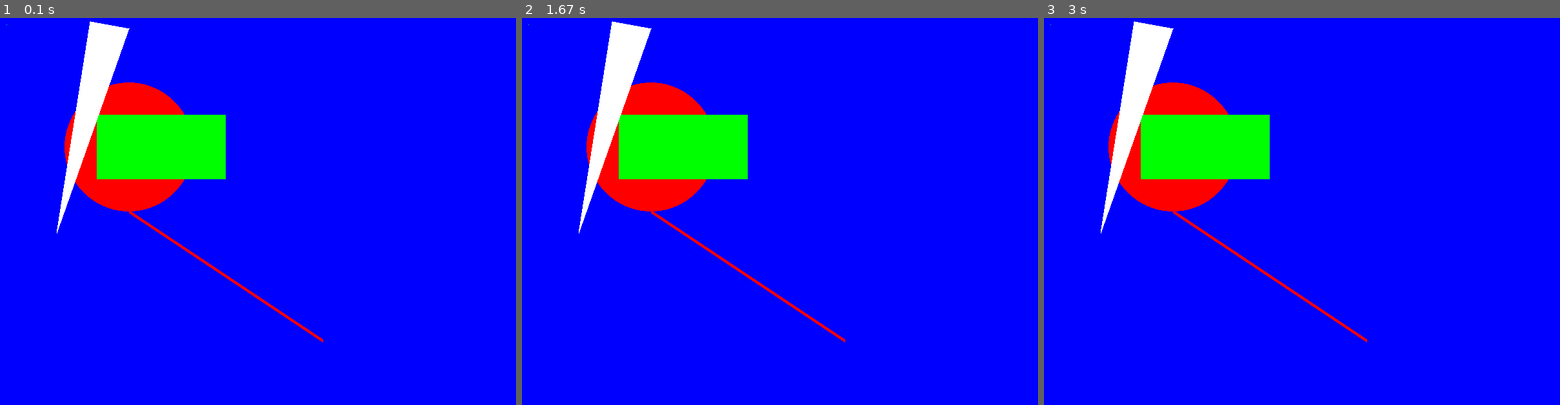
Above: before the commit, frames 1-3 (left to right).
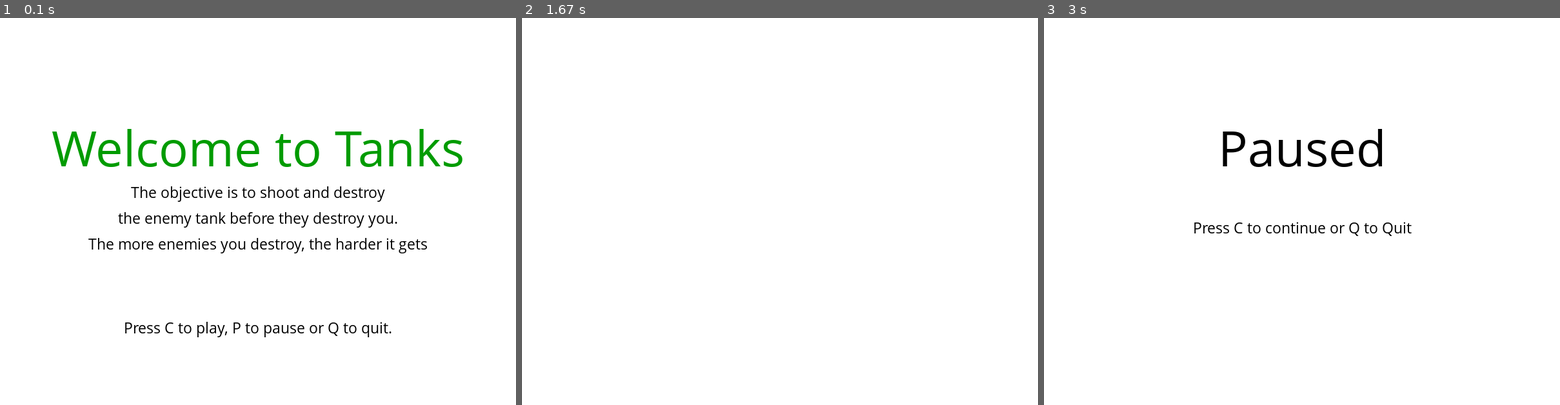
Above: after the commit, the same moments.

Repository: NikhilHeda/PyGame---Practice
Game: pygame game, started from code.py
The game is run twice, just before and just after one commit, with the same random seed, the same clock (stepped at 60 frames per second) and the same inputs.
Inputs:
- Up to frame 1 (0.1 s): no input
- Up to frame 2 (1.67 s): tap C at 0.33 s; hold P 0.67-1.13 s; hold Right 0.67-1.13 s; hold C 1.17-1.63 s
- Up to frame 3 (3 s): hold P 1.67-2.13 s; hold Right 1.67-2.13 s; tap Enter at 2.17 s

The runs differ from the first frame. In frame 1, 98% of the frame differs, in the area x 0-100%, y 0-100%; in frame 2, 98%; in frame 3, 98%.

Commit message:
Cleaning the slate

Diff:
--- a/code.py
+++ b/code.py
@@ -1,33 +1,149 @@
 import pygame
+import random
 
 pygame.init()
 
 white = (255, 255, 255)
 black = (0, 0, 0)
 red = (255, 0, 0)
-green = (0, 255, 0)
-blue = (0, 0, 255)
+green = (0, 155, 0)
 
-gameDisplay = pygame.display.set_mode((800, 600))
+display_width = 800
+display_height = 600
 
-gameDisplay.fill(blue)
+gameDisplay = pygame.display.set_mode((display_width, display_height))
+pygame.display.set_caption('Tanks')
 
-Pix = pygame.PixelArray(gameDisplay)
+# icon = pygame.image.load('apple.png')
+# pygame.display.set_icon(icon)
 
-Pix[10][10] = green
+pygame.display.update()
 
-pygame.draw.line(gameDisplay, red, (200, 300), (500, 500), 5)
+# snake_head_image = pygame.image.load('snake.png')
+# apple_image = pygame.image.load('apple.png')
 
-pygame.draw.circle(gameDisplay, red, (200, 200), 100)
+clock = pygame.time.Clock()
 
-pygame.draw.rect(gameDisplay, green, (150, 150, 200, 100))
+FPS = 15
 
-pygame.draw.polygon(gameDisplay, white, ( (140, 5), (200, 16), (88, 333) ))
+block_size = 20
+appleThickness = 30
 
-while True:
-	for event in pygame.event.get():
-		if event.type == pygame.QUIT:
-			pygame.quit()
-			quit()
+smallfont = pygame.font.SysFont("comicsansms", 25)
+medfont = pygame.font.SysFont("comicsansms", 50)
+largefont = pygame.font.SysFont("comicsansms", 80)
 
+def pause():
+	paused = True
+
+	message_to_screen("Paused", black, -100, size = 'large')
+	message_to_screen("Press C to continue or Q to Quit", black, 25)
 	pygame.display.update()
+
+	while paused:
+		for event in pygame.event.get():
+			if event.type == pygame.QUIT:
+				pygame.quit()
+				quit()
+			if event.type == pygame.KEYDOWN:
+				if event.key == pygame.K_c:
+					paused = False
+				elif event.key == pygame.K_q:
+					pygame.quit()
+					quit()
+		# gameDisplay.fill(white)
+
+		clock.tick(5)
+
+def score(score):
+	text = smallfont.render("Score: " + str(score), True, black)
+	gameDisplay.blit(text, [0, 0])
+
+def gameIntro():
+	intro = True
+
+	while intro:
+
+		for event in pygame.event.get():
+			if event.type == pygame.QUIT:
+				pygame.quit()
+				quit()
+			if event.type == pygame.KEYDOWN:
+				if event.key == pygame.K_c:
+					intro = False
+				if event.key == pygame.K_q:
+					pygame.quit()
+					quit()
+
+		gameDisplay.fill(white)
+		message_to_screen("Welcome to Tanks", green, y_displace = -100, size = "large")
+		message_to_screen("The objective is to shoot and destroy", black, y_displace = -30)
+		message_to_screen("the enemy tank before they destroy you.", black, y_displace = 10)
+		message_to_screen("The more enemies you destroy, the harder it gets", black, y_displace = 50)
+		message_to_screen("Press C to play, P to pause or Q to quit.", black, y_displace = 180)
+		pygame.display.update()
+		clock.tick(5)
+
+def text_objects(text, color, size):
+	if size == "small":
+		textSurface = smallfont.render(text, True, color)
+	elif size == "medium":
+		textSurface = medfont.render(text, True, color)
+	elif size == "large":
+		textSurface = largefont.render(text, True, color)
+	return textSurface, textSurface.get_rect()
+
+def message_to_screen(msg, color, y_displace = 0, size = "small"):
+	textSurf, textRect = text_objects(msg, color, size)
+	textRect.center = (display_width / 2), (display_height / 2) + y_displace
+	gameDisplay.blit(textSurf, textRect)
+
+def gameLoop():
+	gameExit = False
+	gameOver = False
+
+	while not gameExit:
+
+		if gameOver:
+			message_to_screen("Game Over.", red, y_displace = -50, size = "large")
+			message_to_screen("Press C to Continue, Q to quit.", black, y_displace = 50, size = "medium")
+			pygame.display.update()
+
+		while gameOver:
+			for event in pygame.event.get():
+				if event.type == pygame.QUIT:
+					gameExit = True
+					gameOver = False
+				if event.type == pygame.KEYDOWN:
+					if event.key == pygame.K_q:
+						gameExit = True
+						gameOver = False
+					elif event.key == pygame.K_c:
+						gameLoop()
+
+		for event in pygame.event.get():
+			if event.type == pygame.QUIT:
+				gameExit = True
+			if event.type == pygame.KEYDOWN:
+				if event.key == pygame.K_LEFT:
+					pass
+				elif event.key == pygame.K_RIGHT:
+					pass
+				elif event.key == pygame.K_UP:
+					pass
+				elif event.key == pygame.K_DOWN:
+					pass
+				elif event.key == pygame.K_p:
+					pause()
+
+		gameDisplay.fill(white)
+
+		pygame.display.update()
+
+		clock.tick(FPS)
+
+	pygame.quit()
+	quit()
+
+gameIntro()
+gameLoop()
